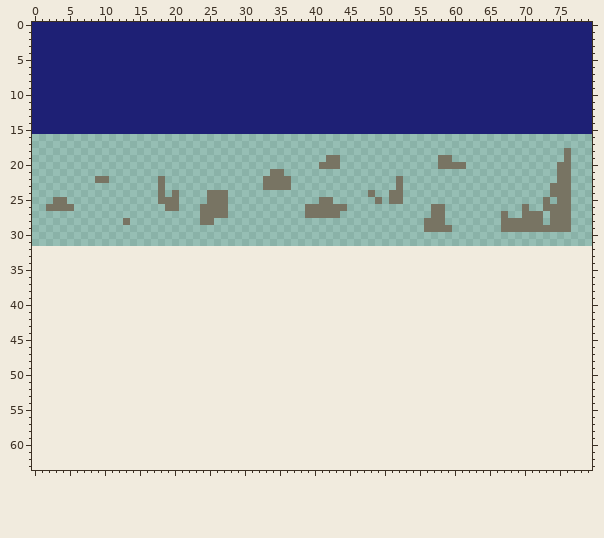
File history of a sprite sheet, img/tiles-props.png. Above is the file before it was changed.
The file is 80x32 pixels. The old version is drawn lined up with the new one, on the new canvas.
Once edited:
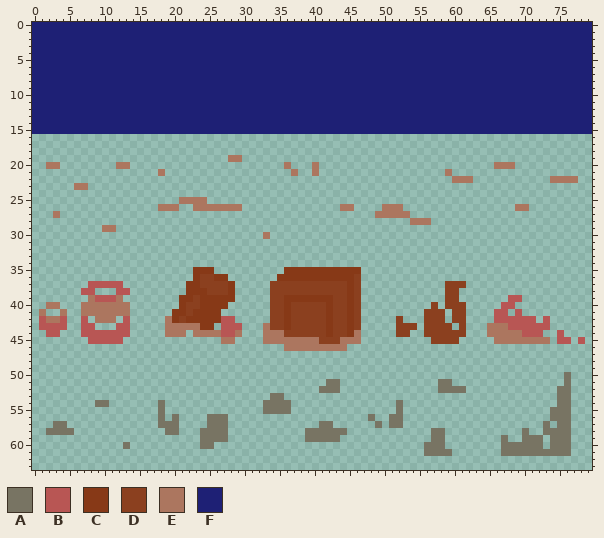
Palette (. is transparent): A #787463  B #b85654  C #873917  D #8b401f  E #ac765f  F #1e2075
The edit:
canvas 80x32 -> 80x64
@@ x 0..79 @@
 17 ................................................................................
-18 ............................................................................A...
-19 ..........................................AA..............AA................A...
-20 .........................................AAA..............AAAA.............AA...
-21 ..................................AA.......................................AA...
-22 .........AA.......A..............AAAA...............A......................AA...
-23 ..................A..............AAAA...............A.....................AAA...
-24 ..................A.A....AAA....................A..AA.....................AAA...
-25 ...AA.............AAA....AAA.............AA......A.AA....................A.AA...
-26 ..AAAA.............AA...AAAA...........AAAAAA............AA...........A..AAAA...
-27 ........................AAAA...........AAAAA.............AA........A..AAA.AAA...
-28 .............A..........AA..............................AAA........AAAAAA.AAA...
-29 ........................................................AAAA.......AAAAAAAAAA...
-30 ................................................................................
+18 ................................................................................
+19 ............................EE..................................................
+20 ..EE........EE......................E...E.........................EEE...........
+21 ..................E..................E..E..................E....................
+22 ............................................................EEE...........EEEE..
+23 ......EE........................................................................
+24 ................................................................................
+25 .....................EEEE.......................................................
+26 ..................EEE..EEEEEEE..............EE....EEE................EE.........
+27 ...E.............................................EEEEE..........................
+28 ......................................................EEE.......................
+29 ..........EE....................................................................
+30 .................................E..............................................
 31 ................................................................................
@@ x 0..79 @@
 34 ................................................................................
-35 ................................................................................
-36 ................................................................................
-37 ................................................................................
-38 ................................................................................
-39 ................................................................................
-40 ................................................................................
-41 ................................................................................
-42 ................................................................................
-43 ................................................................................
-44 ................................................................................
-45 ................................................................................
-46 ................................................................................
+35 .......................CCC..........CCCCCCCCCCC.................................
+36 .......................CDDCC.......CCCCCCCCCCCD.................................
+37 ........BBBBB.........CCDDDDC.....DDDDDDDDDDDCD............DDD..................
+38 .......BB...BB........CCCDDDC.....DDDDDDDDDDDCD............DD...................
+39 ........EBBBE........CCDCCCCC.....DDCCCCCCCDDCD............DD.......BB..........
+40 ..EE...EEEEEEE.......CDDCCCC......DDCDDDDDCDDCD..........D.DDD.....BB...........
+41 .E..E..EEEEEEE......CCDCCCC.......DDCDDDDDCDDCD.........DDD.DD....BB.B..........
+42 .BEEB..B.EEE.B.....ECDCCCCCBB.....DDCDDDDDCDDCD.....D...DDD.DD....BBBBBB.B......
+43 .BBBB..BB...BB.....EEEEECC.BBB...EDDCDDDDDCDDCD.....DDD.DDDD.D...EEEBBBBBB......
+44 ..BB...BBBBBBB.....EEE.EEEEBBE...EEEDDDDDDCDDCE.....DD..DDDDDD...EEEEEBBB..B....
+45 ........BBBBB..............EE....EEEEEEEEDDDEEE..........DDDD.....EEEEEEEE.BB.B.
+46 ....................................EEEEEEEEE...................................
 47 ................................................................................
@@ x 0..79 @@
 49 ................................................................................
-50 ................................................................................
-51 ................................................................................
-52 ................................................................................
-53 ................................................................................
-54 ................................................................................
-55 ................................................................................
-56 ................................................................................
-57 ................................................................................
-58 ................................................................................
-59 ................................................................................
-60 ................................................................................
-61 ................................................................................
+50 ............................................................................A...
+51 ..........................................AA..............AA................A...
+52 .........................................AAA..............AAAA.............AA...
+53 ..................................AA.......................................AA...
+54 .........AA.......A..............AAAA...............A......................AA...
+55 ..................A..............AAAA...............A.....................AAA...
+56 ..................A.A....AAA....................A..AA.....................AAA...
+57 ...AA.............AAA....AAA.............AA......A.AA....................A.AA...
+58 ..AAAA.............AA...AAAA...........AAAAAA............AA...........A..AAAA...
+59 ........................AAAA...........AAAAA.............AA........A..AAA.AAA...
+60 .............A..........AA..............................AAA........AAAAAA.AAA...
+61 ........................................................AAAA.......AAAAAAAAAA...
 62 ................................................................................
